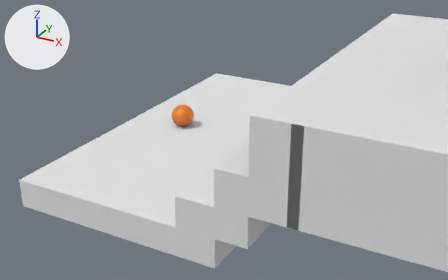
Renders of the Blender file Animación/Ejercicio4_3D/Pelota con Cola/pelota_Cola.blend from each side of a commit.
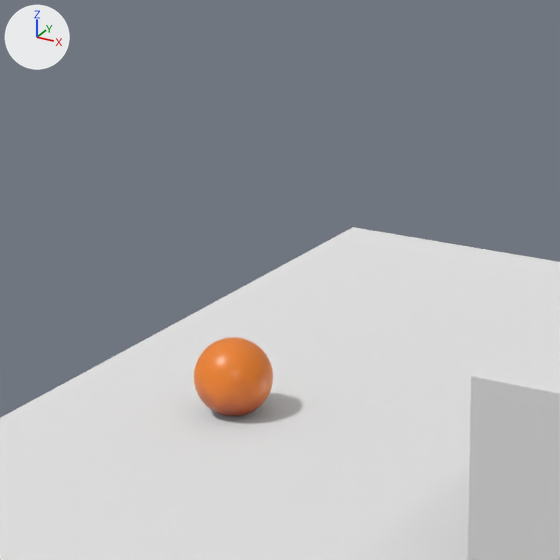
There are two pictures of each version: one from a 50 mm camera at (-9.6, -43.7, 12.5) aimed at (-33.8, 0.4, -9.5), one close up on the part from 26% to 61% of the width and 3% to 60% of the height. Every picture has the same lights, and +X, +Y and +Z are marked at upper left.

The first close-up shows 'Pelota', 'escaleras1'.
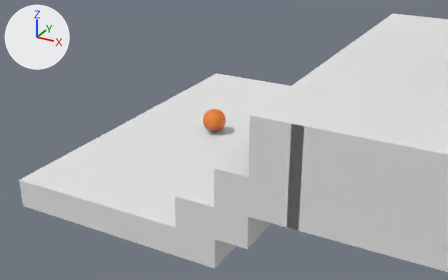
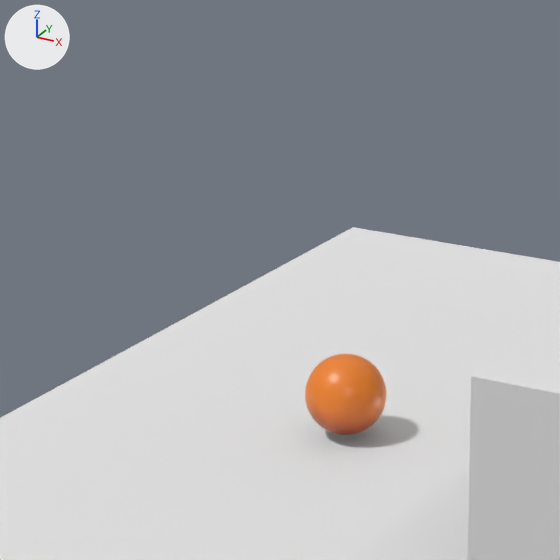
Pixel boxes [x1, y1, x2, y2] of what changed, in the close-ups (560 x 560 px):
'Pelota', moved
    before: [194, 337, 273, 416]
    after: [305, 354, 387, 435]

Edits to the bpy script that builds the scene:
```text
Change ob_pelota:
    ob_pelota.location: (-37.78, 0.0, -7.791) -> (-34.52, 0.0, -7.632)
```
